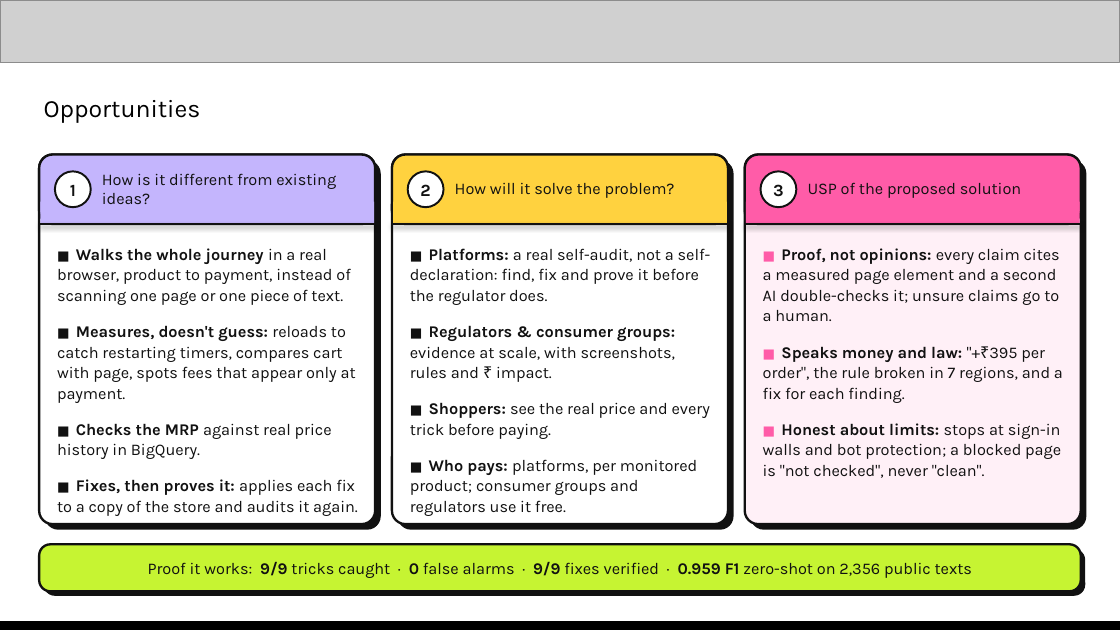
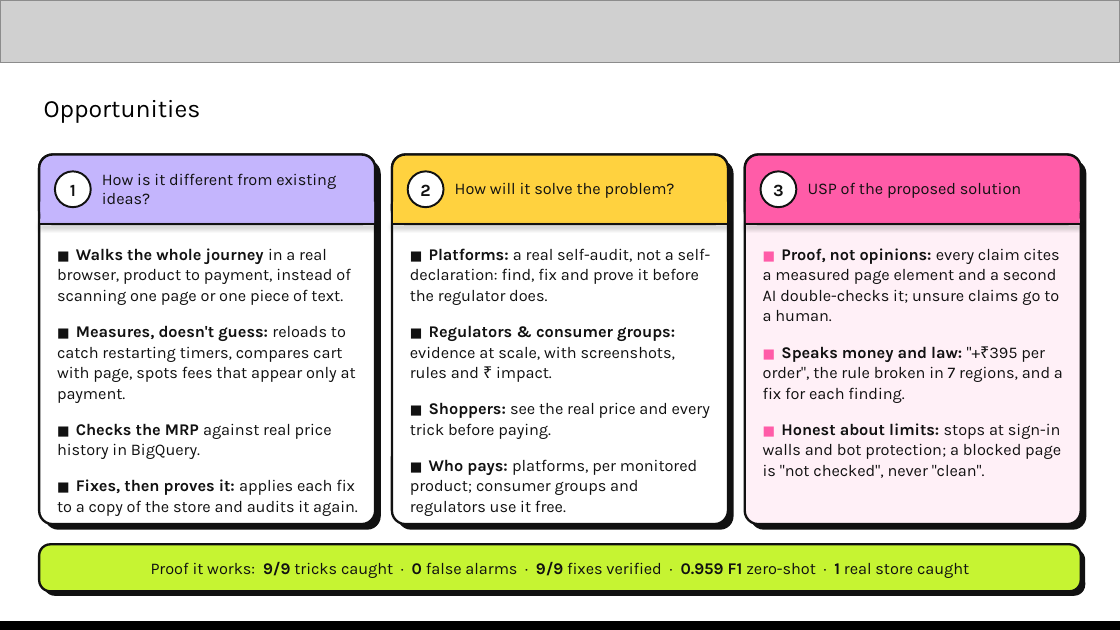
Before and after one commit to saubhagyaashish/shop-honest, a slide deck: slide 3 of Zero Context - Shop Honest - AI Builder Cup.pptx. Drawn at 1120x630 pixels with LibreOffice and Linux fonts; fonts in the diff are those of the drawing; grey boxes stand for pictures. Boxes give left, top, right and bottom in pixels: in the first picture for what was removed or moved away, otherwise in the second. Text is boxed around its words. In the diff, an @@ line names an element or a change of style, - is before the commit and + after.

```diff
--- a/Zero Context - Shop Honest - AI Builder Cup.pptx
+++ b/Zero Context - Shop Honest - AI Builder Cup.pptx
@@ text at (x1=151, y1=562, x2=969, y2=578): text changed @@
-Proof it works: 9/9 tricks caught · 0 false alarms · 9/9 fixes verified · 0.959 F1 zero-shot on 2,356 public texts
+Proof it works: 9/9 tricks caught · 0 false alarms · 9/9 fixes verified · 0.959 F1 zero-shot · 1 real store caught
```
Also in this commit, not shown: 5 other slides changed, 1 slide added, 1 other file.
